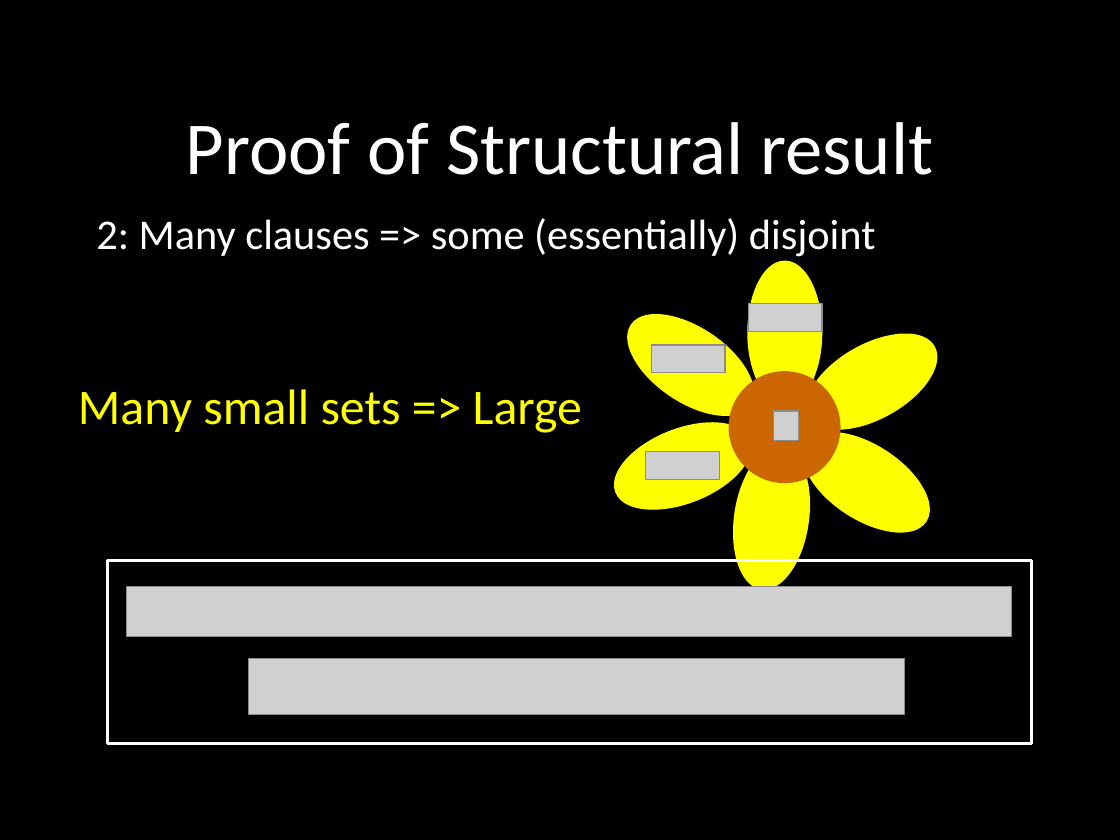
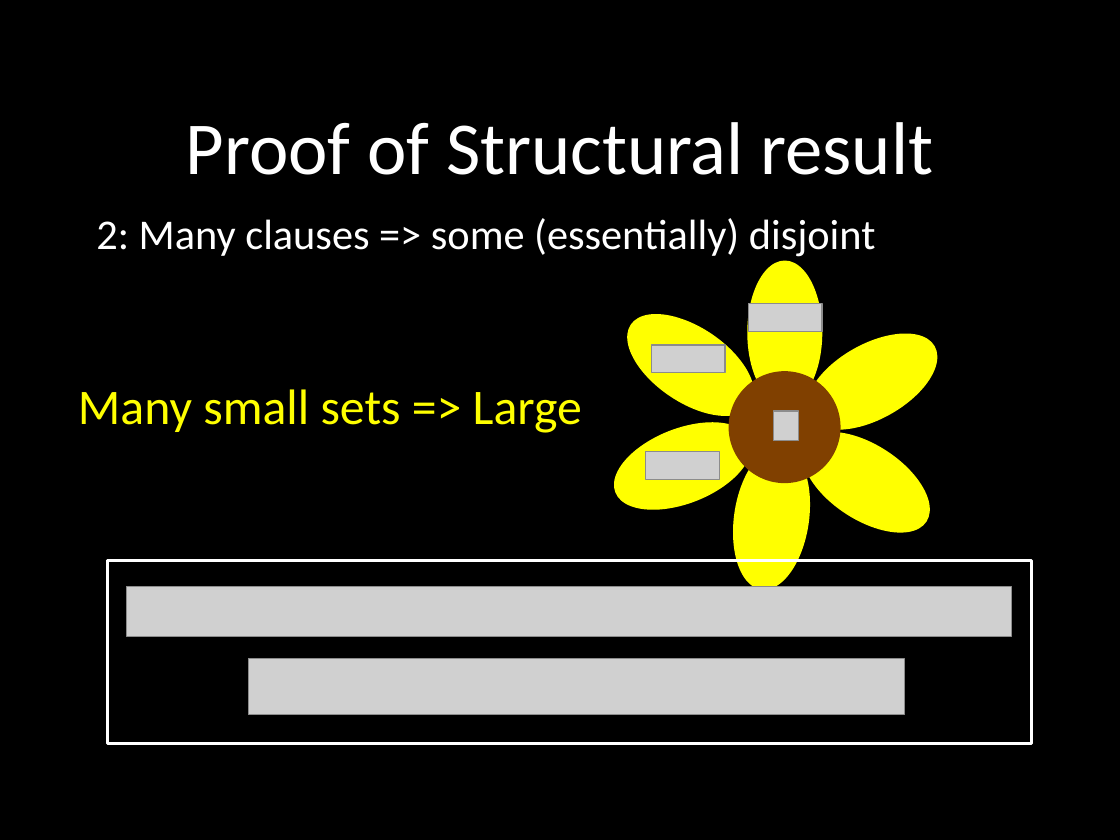
Before and after one commit to raghumeka/raghumeka.github.io, a slide deck: slide 22 of ccc12.ppt. Drawn at 1120x840 pixels with LibreOffice and Linux fonts; fonts in the diff are those of the drawing; grey boxes stand for pictures. Boxes give left, top, right and bottom in pixels: in the first picture for what was removed or moved away, otherwise in the second. Text is boxed around its words. In the diff, an @@ line names an element or a change of style, - is before the commit and + after.

```diff
--- a/ccc12.ppt
+++ b/ccc12.ppt
@@ ellipse at (729,371,841,483): fill #CC6600 to #804000 @@
```
Also in this commit, not shown: 10 other slides changed, 1 slide added, 5 slides removed.
